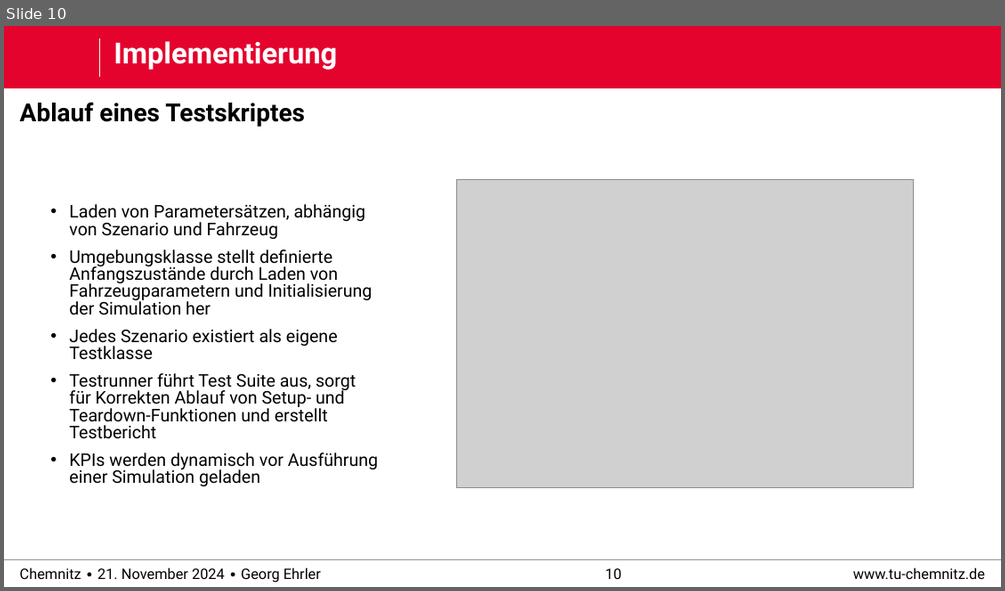
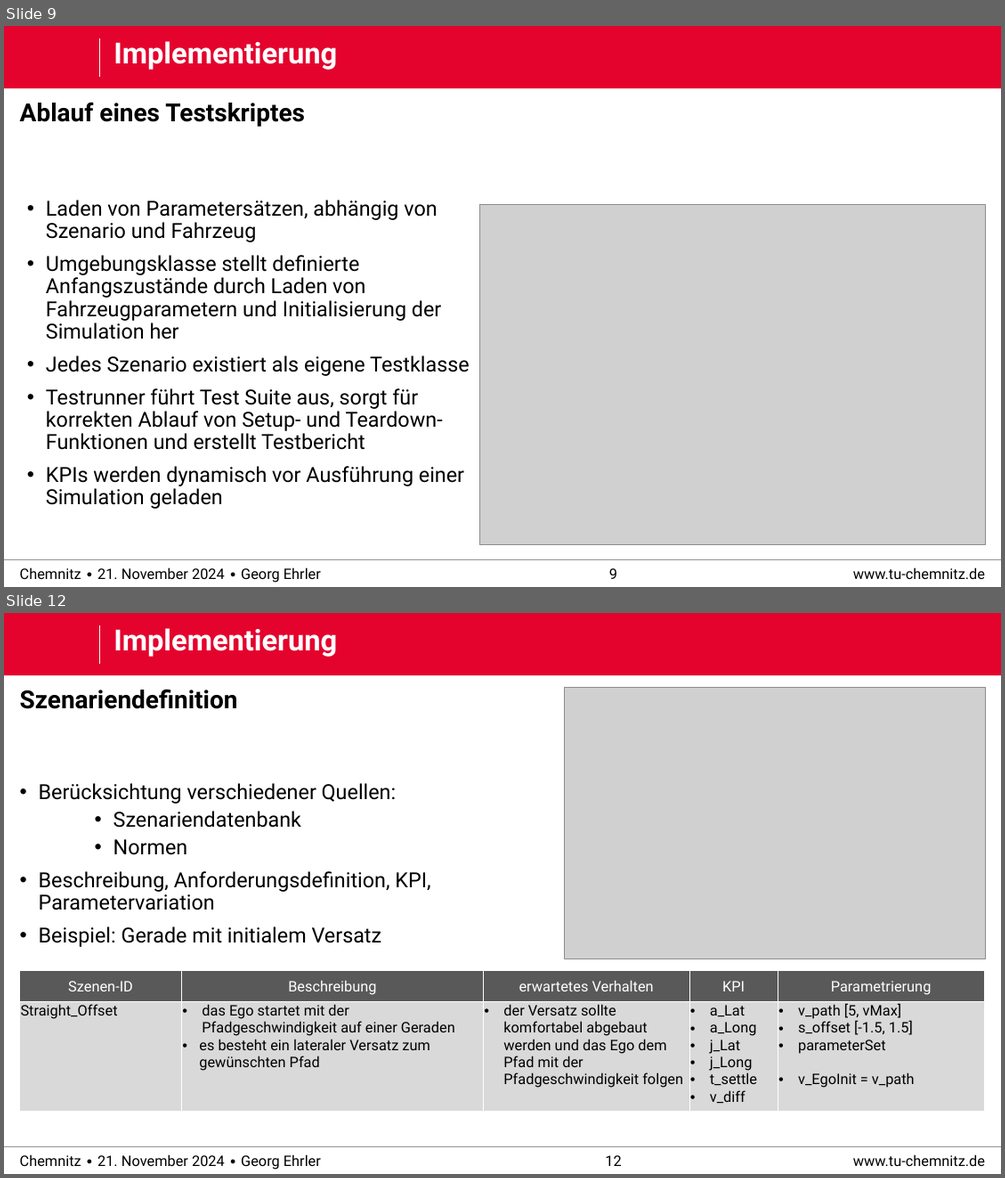
Before and after one commit to derEhrler/ACSDthesis_edited, a slide deck: defense/praktikum_defense.pptx. Shown one above the other, each under a label of ours: slide 10 before the commit, slides 9 and 12 after it; the slides between them are not shown. The pictures are 1005x591 and 1005x1178 pixels, drawn with LibreOffice and Linux fonts; fonts in the diff are those of the drawing; grey boxes stand for pictures; background and template pictures are left out. Boxes give left, top, right and bottom in pixels: in the first picture for what was removed or moved away, otherwise in the second. Text is boxed around its words. In the diff, an @@ line names an element or a change of style, - is before the commit and + after.

Commit message:
Version: test zu moreno

```diff
--- a/defense/praktikum_defense.pptx
+++ b/defense/praktikum_defense.pptx
@@ slide 12 added at [4, 613, 1001, 1174], background #FFFFFF; not listed: 6 template elements that a slide beside it also shows @@
@@ title added at [113, 628, 337, 657], 28 pt, text #FFFFFF, bold @@
+Implementierung
@@ text added at [20, 689, 238, 709], 24 pt, text #000000, bold @@
+Szenariendefinition
@@ picture added at [565, 687, 986, 959] @@
@@ text added at [39, 783, 430, 947], 20 pt, text #000000, bold @@
+Berücksichtung verschiedener Quellen:
+    • Szenariendatenbank
+    • Normen
+Beschreibung, Anforderungsdefinition, KPI, Parametervariation
+Beispiel: Gerade mit initialem Versatz
@@ table added at [20, 971, 985, 1111], 2 rows, 5 columns @@
+Szenen-ID | Beschreibung | erwartetes Verhalten | KPI | Parametrierung
+Straight_Offset | das Ego startet mit der Pfadgeschwindigkeit auf einer Geraden / es besteht ein lateraler Versatz zum gewünschten Pfad | der Versatz sollte komfortabel abgebaut werden und das Ego dem Pfad mit der Pfadgeschwindigkeit folgen | a_Lat / a_Long / j_Lat / j_Long / t_settle / v_diff | v_path [5, vMax] / s_offset [-1.5, 1.5] / parameterSet / v_EgoInit = v_path
@@ what was slide 10 is now slide 9 @@
@@ slide 9 changed as well @@
@@ text "Laden von Parametersätzen, abhängig von ...": place and size @@
-text "Laden von Parametersätzen, abhängig von ..." at [69, 204, 378, 486]
+text "Laden von Parametersätzen, abhängig von ..." at [46, 200, 469, 508]
@@ text at [46, 200, 469, 508]: size 16.8 to 20 pt, bold off in "Laden von Parametersätzen, abhängig von Szenario und ...", "Umgebungsklasse stellt definierte Anfangszustände durch Lade ...", "Jedes Szenario existiert als eigene Testklasse", "KPIs werden dynamisch vor Ausführung einer Simulation ..."; bullet none to •; line spacing 0.82 to 0.9 @@
@@ picture: place and size @@
-picture at [457, 180, 914, 487]
+picture at [479, 205, 986, 545]
@@ text at [46, 388, 443, 450]: text changed; size 16.8 to 20 pt; bold off @@
-Testrunner führt Test Suite aus, sorgt für Korrekten Ablauf von Setup- und Teardown-Funktionen und erstellt Testbericht
+• Testrunner führt Test Suite aus, sorgt für korrekten Ablauf von Setup- und Teardown-Funktionen und erstellt Testbericht
@@ page number at [609, 568, 617, 579]: text changed @@
-10
+9
```
Also in this commit, not shown: 12 other slides changed, 4 other slides added, 5 slides removed, 7 other files.
